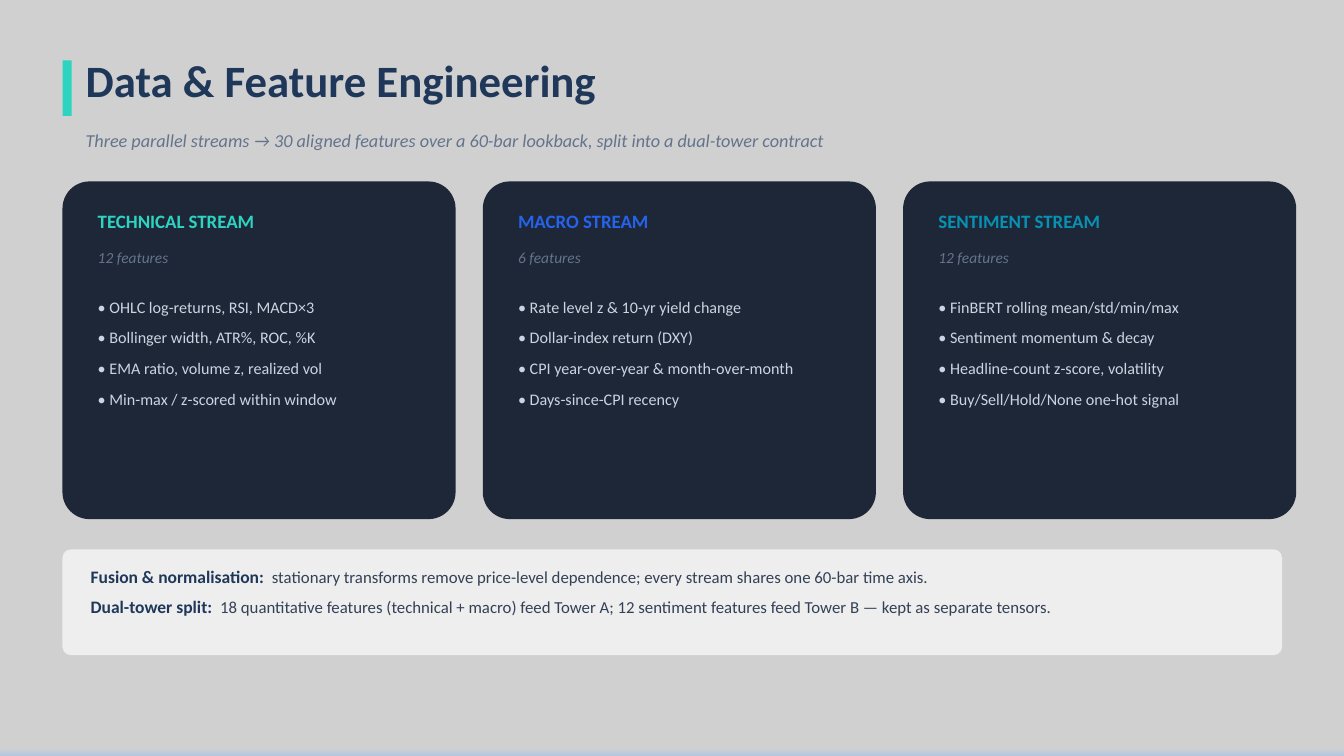
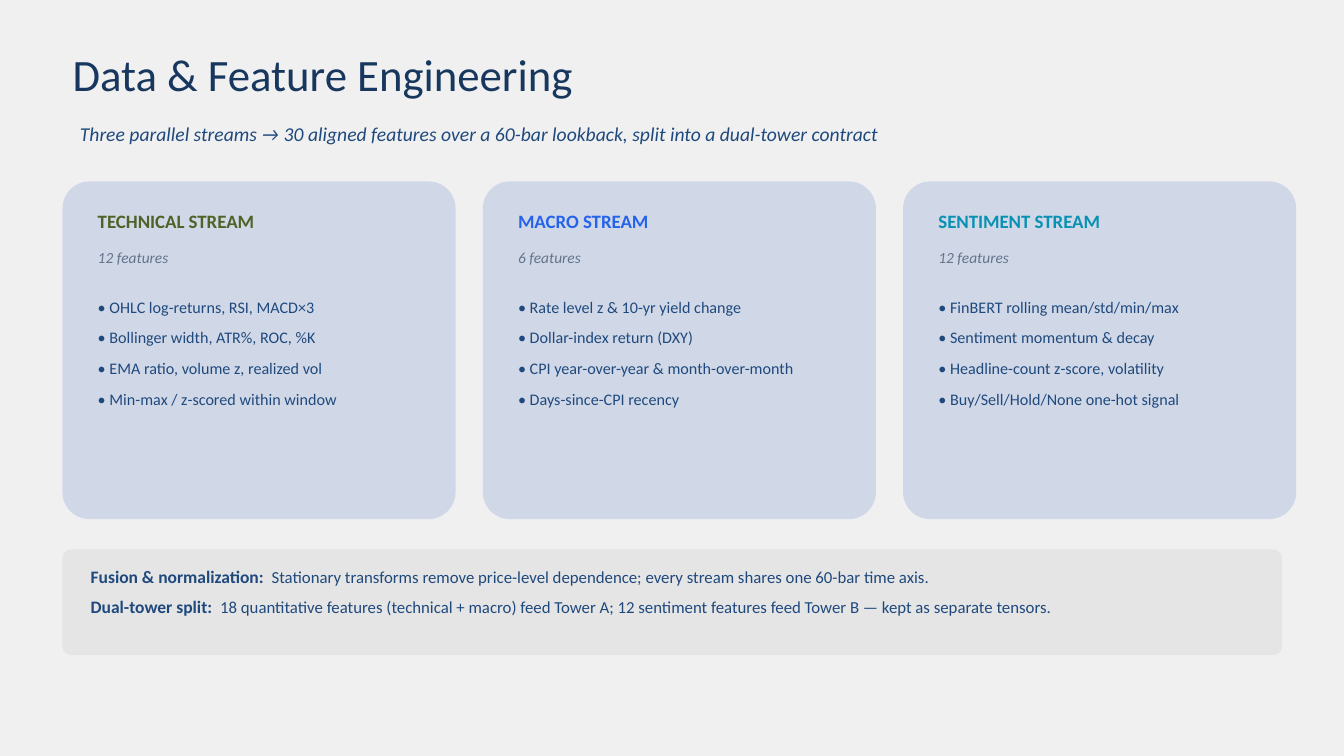
Before and after one commit to SudhakarPuppala/Forex_Price_Prediction, a slide deck: slide 12 of ppt/Midterm_Presentation.pptx. Drawn at 1344x756 pixels with LibreOffice and Linux fonts; fonts in the diff are those of the drawing. Boxes give left, top, right and bottom in pixels: in the first picture for what was removed or moved away, otherwise in the second. Text is boxed around its words. In the diff, an @@ line names an element or a change of style, - is before the commit and + after.

```diff
--- a/ppt/Midterm_Presentation.pptx
+++ b/ppt/Midterm_Presentation.pptx
@@ background gradient #D0D0D0 to #B0C6E1 to #CAD9EB to #D9D9D9 at 37% opacity @@
@@ text "Data & Feature Engineering": place and size @@
-text "Data & Feature Engineering" at [86,65,595,105]
+text "Data & Feature Engineering" at [73,60,572,99]
@@ text "Data & Feature Engineering" at [73,60,572,99]: text colour #1F3759 to #17375E, bold off; less space between paragraphs; vertical alignment top to middle @@
@@ rectangle removed at [63,60,72,116] @@
@@ text "Three parallel streams → 30 ...": place and size @@
-text "Three parallel streams → 30 ..." at [86,134,823,150]
+text "Three parallel streams → 30 ..." at [80,127,878,145]
@@ text "Three parallel streams → 30 ..." at [80,127,878,145]: size 13 to 14 pt, text colour #64748B to #1F497D @@
@@ fill #1E2738 to #D0D8E8 in 3 elements at [63,181,456,519], [483,181,876,519], [903,181,1297,519] @@
@@ text "TECHNICAL STREAM" at [98,215,254,228]: text colour #2DD4BF to #4F6228 @@
@@ text colour #CBD5E1 to #1F497D in 3 elements at [109,302,336,405], [530,302,794,408], [950,302,1179,408] @@
@@ rounded rectangle at [63,549,1282,655]: fill #EEEEEE to #D9D9D9 at 44% opacity @@
@@ text at [91,570,929,586]: text changed; text colour #334155 to #1F497D @@
-Fusion & normalisation: stationary transforms remove price-level dependence; every stream shares one 60-bar time axis.
+Fusion & normalization: Stationary transforms remove price-level dependence; every stream shares one 60-bar time axis.
@@ text at [91,600,1051,616]: text colour #1F3759 to #1F497D in "Dual-tower split:"; text colour #334155 to #1F497D in "18 quantitative features (technical + macro) feed ..." @@
```
Also in this commit, not shown: 12 other slides changed, 8 other files.
